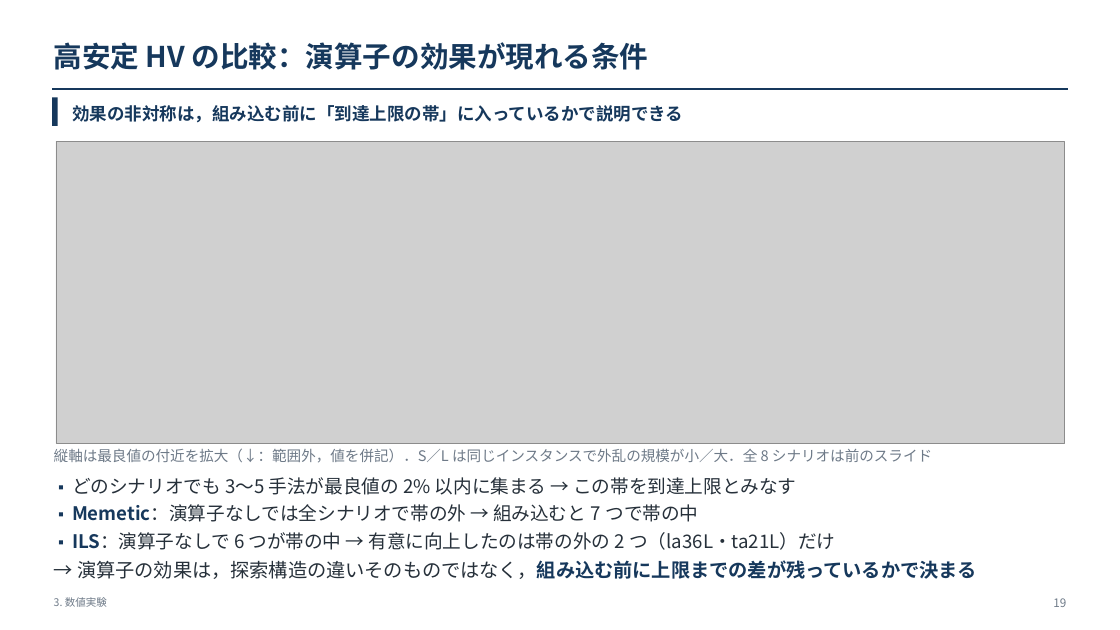
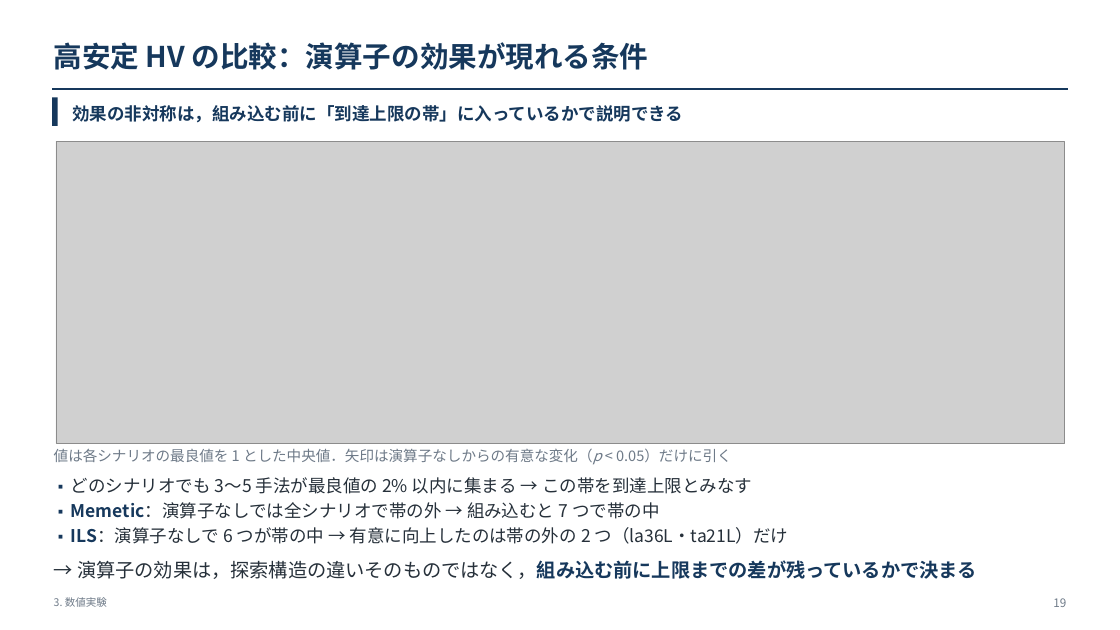
Before and after one commit to kitotakumi/stability_scheduling, a slide deck: slide 19 of doc/presentation_materials/JIMA2026fall_発表.pptx. Drawn at 1120x630 pixels with LibreOffice and Linux fonts; fonts in the diff are those of the drawing; grey boxes stand for pictures. Boxes give left, top, right and bottom in pixels: in the first picture for what was removed or moved away, otherwise in the second. Text is boxed around its words. In the diff, an @@ line names an element or a change of style, - is before the commit and + after.

```diff
--- a/doc/presentation_materials/JIMA2026fall_発表.pptx
+++ b/doc/presentation_materials/JIMA2026fall_発表.pptx
@@ text at (x1=54, y1=448, x2=732, y2=465): text changed @@
-縦軸は最良値の付近を拡大（↓：範囲外，値を併記）．S／L は同じインスタンスで外乱の規模が小／大．全 8 シナリオは前のスライド
+値は各シナリオの最良値を 1 とした中央値．矢印は演算子なしからの有意な変化（p < 0.05）だけに引く
@@ text "▪ どのシナリオでも 3〜5 手法が最良値の 2% ..." at (x1=71, y1=477, x2=789, y2=544): size 12.8 to 12 pt in "▪", "▪", "▪"; size 16 to 15 pt; less space between paragraphs @@
```
Also in this commit, not shown: 4 other files.
